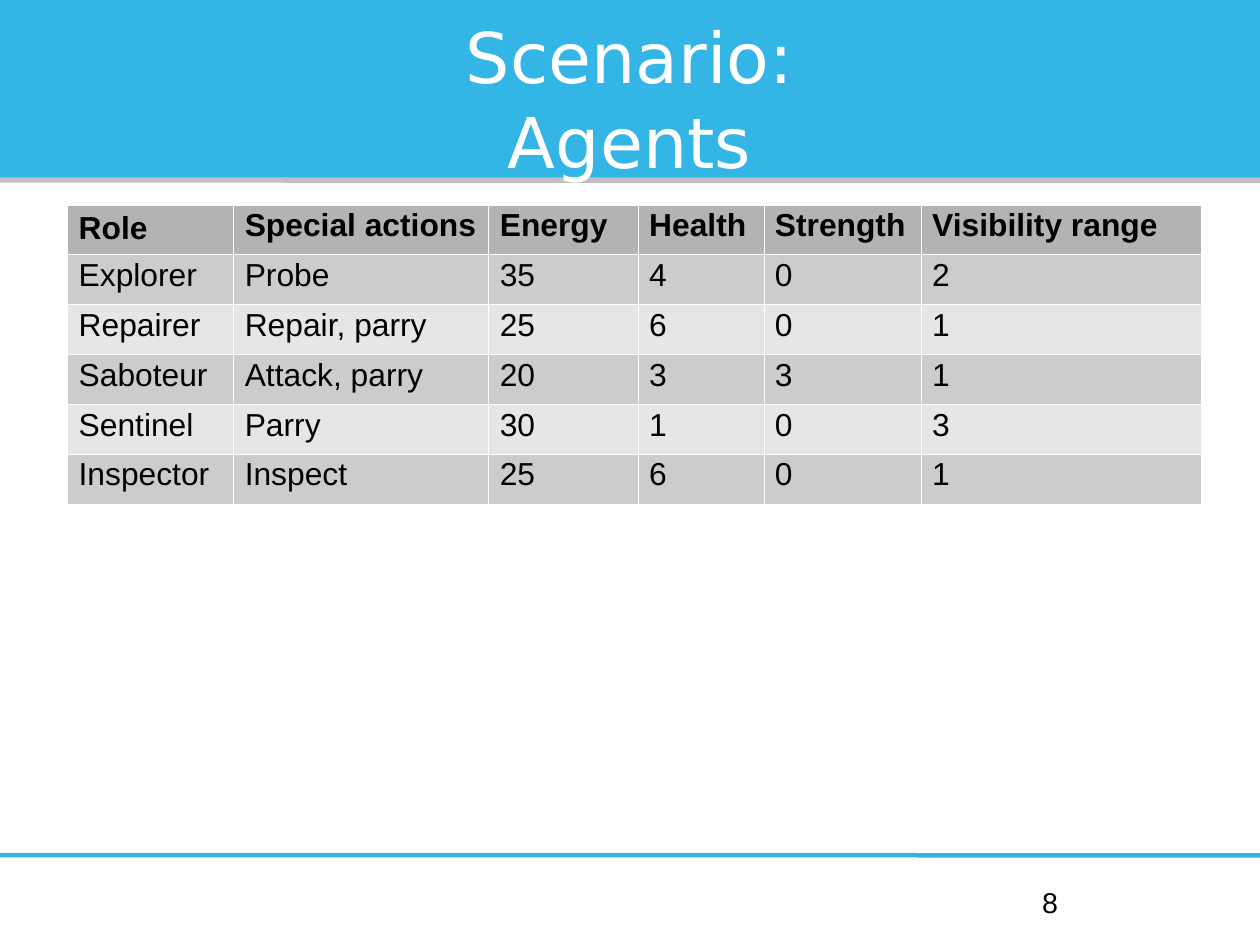
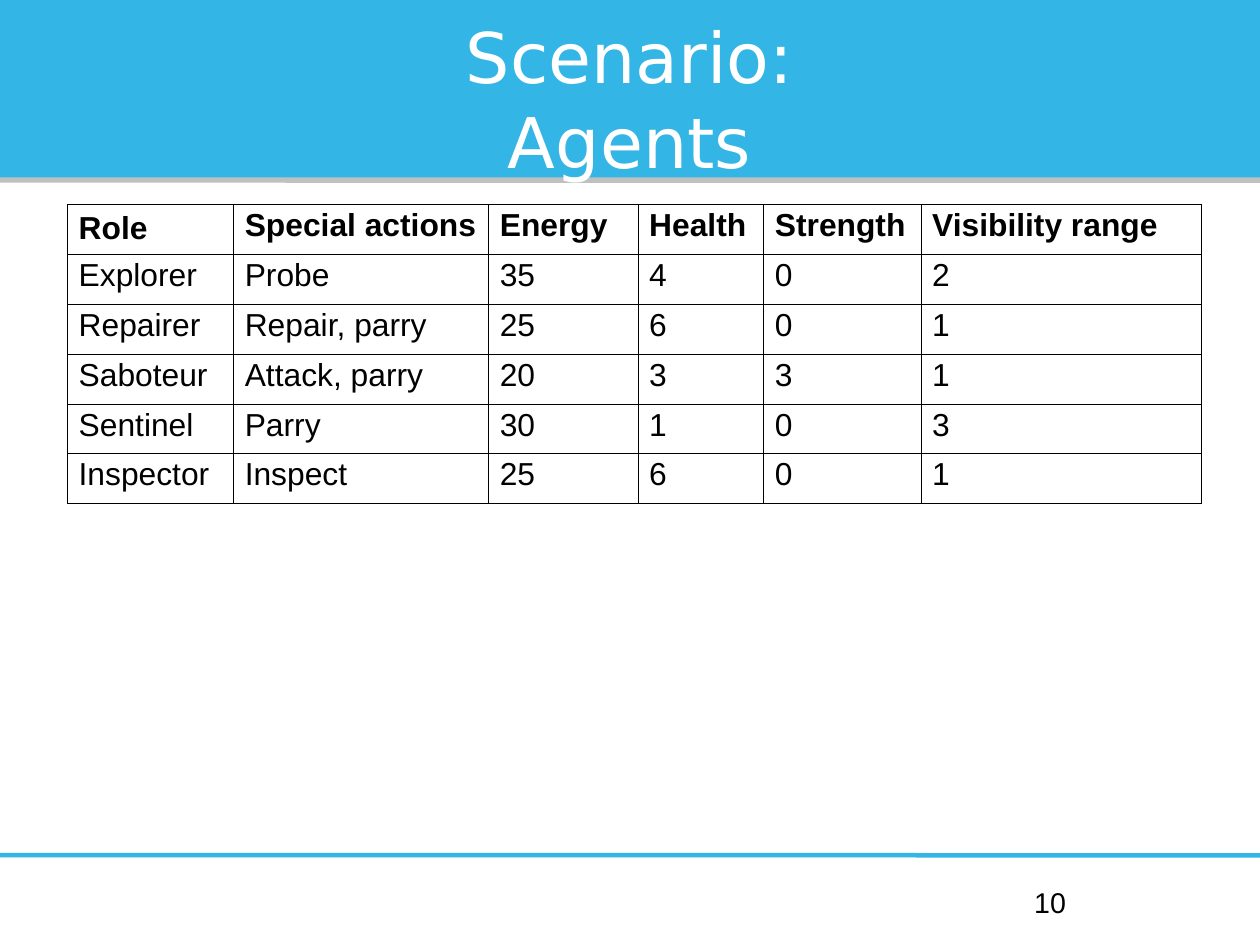
Before and after one commit to Institute-Web-Science-and-Technologies/mapc, a slide deck: slide 10 of Oberseminar/presentation.odp (slide 8 before the commit). Drawn at 1260x945 pixels with LibreOffice and Linux fonts; fonts in the diff are those of the drawing. Boxes give left, top, right and bottom in pixels: in the first picture for what was removed or moved away, otherwise in the second. Text is boxed around its words. In the diff, an @@ line names an element or a change of style, - is before the commit and + after.

```diff
--- a/Oberseminar/presentation.odp
+++ b/Oberseminar/presentation.odp
@@ table at [67, 205, 1202, 504] @@
@@ fill #B3B3B3 to none in row 1 @@
@@ fill #CCCCCC to none in 18 cells @@
@@ fill #E6E6E6 to none in 12 cells @@
@@ borders changed @@
@@ page number at [1034, 893, 1066, 914]: text changed @@
-8
+10
```
Also in this commit, not shown: 1 other slide changed, 8 slides added, 1 other file.
